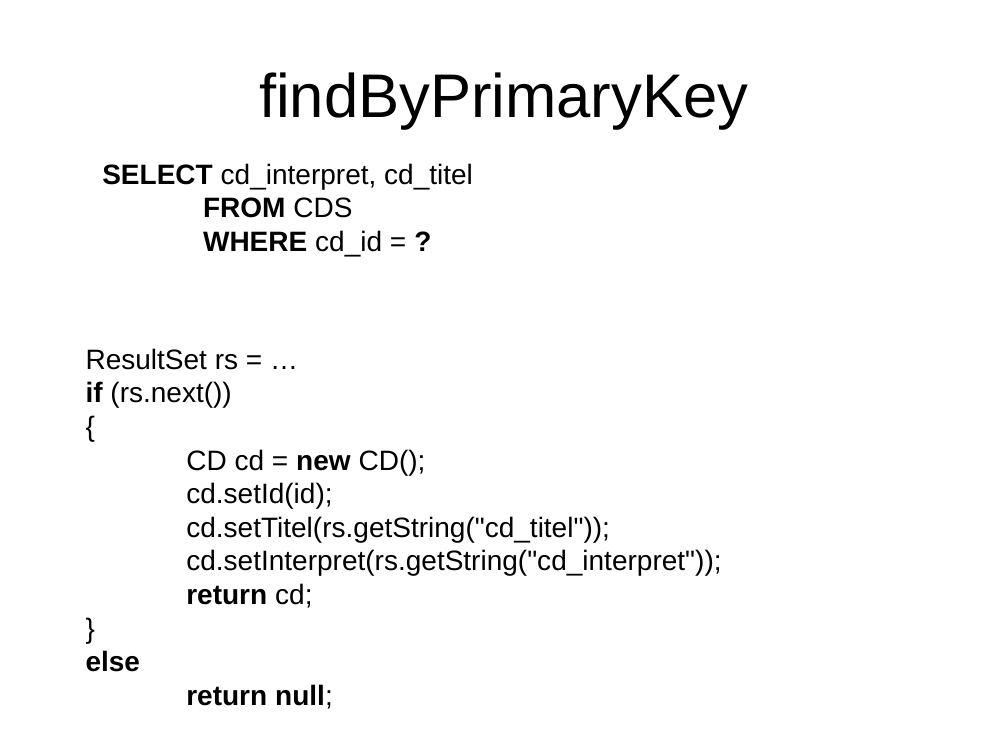
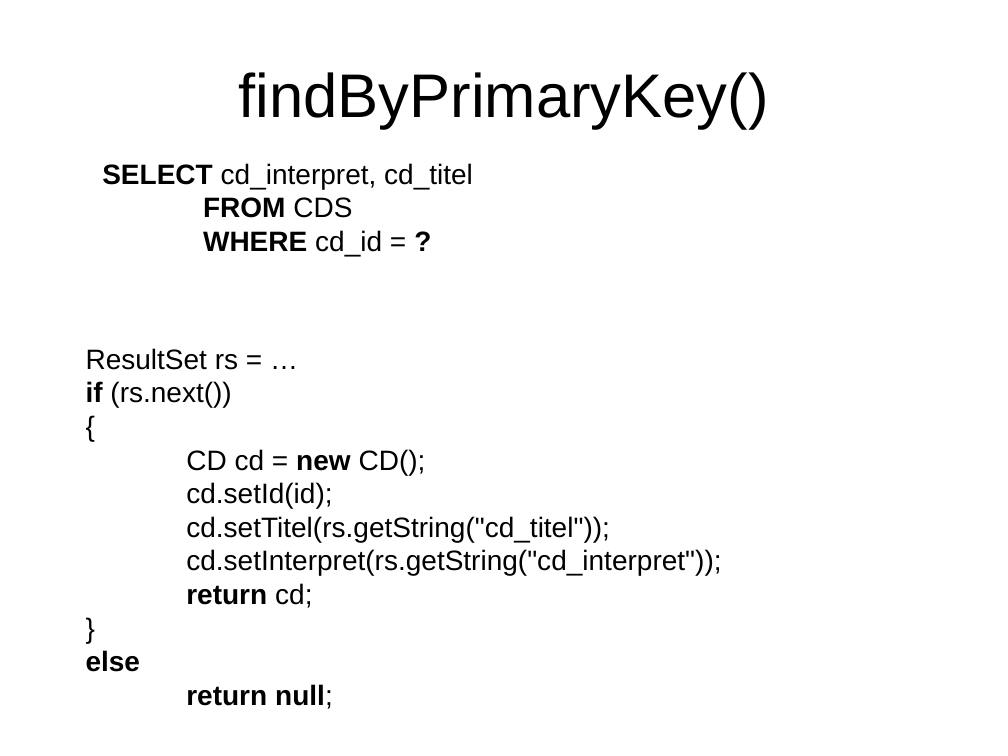
Before and after one commit to scorpa/pr-gse, a slide deck: slide 7 of wiki/ppt/ORM.ppt. Drawn at 1008x756 pixels with LibreOffice and Linux fonts; fonts in the diff are those of the drawing. Boxes give left, top, right and bottom in pixels: in the first picture for what was removed or moved away, otherwise in the second. Text is boxed around its words. In the diff, an @@ line names an element or a change of style, - is before the commit and + after.

```diff
--- a/wiki/ppt/ORM.ppt
+++ b/wiki/ppt/ORM.ppt
@@ title at (238, 72, 768, 129): text changed @@
-findByPrimaryKey
+findByPrimaryKey()
```
Also in this commit, not shown: 7 slides added, 13 other files.
